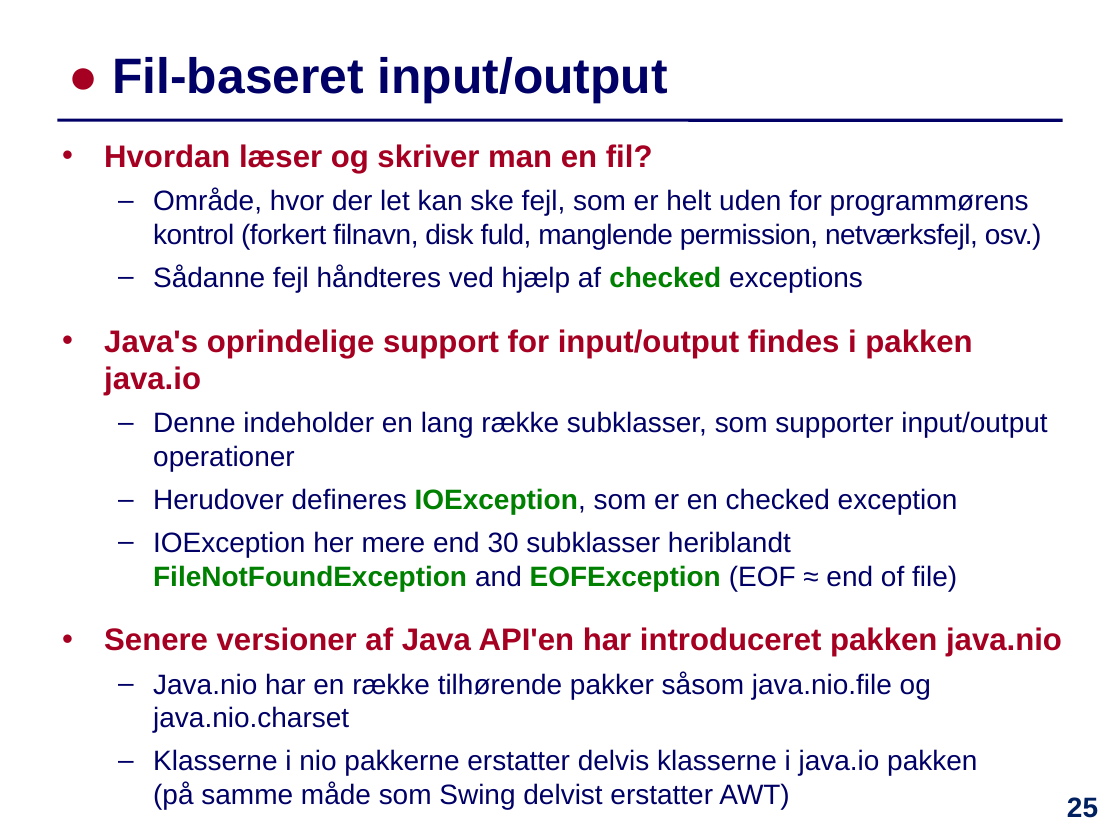
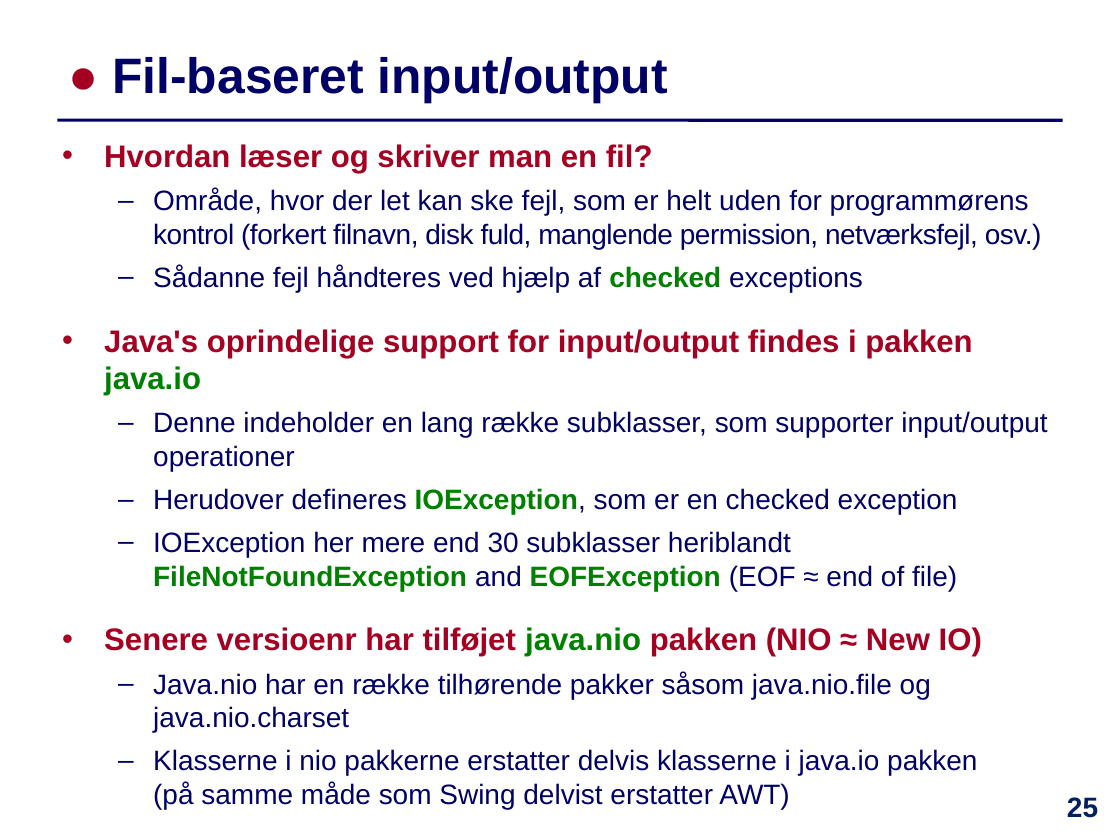
Before and after one commit to IntProgAU/Materiale, a slide deck: slide 25 of web/e23/uge_14/Slides-Uge14.pptx. Drawn at 1120x840 pixels with LibreOffice and Linux fonts; fonts in the diff are those of the drawing. Boxes give left, top, right and bottom in pixels: in the first picture for what was removed or moved away, otherwise in the second. Text is boxed around its words. In the diff, an @@ line names an element or a change of style, - is before the commit and + after.

```diff
--- a/web/e23/uge_14/Slides-Uge14.pptx
+++ b/web/e23/uge_14/Slides-Uge14.pptx
@@ text at [104,329,972,395]: text colour #A50021 to #008000 in "java.io" @@
@@ text at [104,627,982,657]: text changed @@
-  • Senere versioner af Java API'en har introduceret pakken java.nio
+  • Senere versioenr har tilføjet java.nio pakken (NIO ≈ New IO)
```
Also in this commit, not shown: 8 other slides changed, 1 other file.
